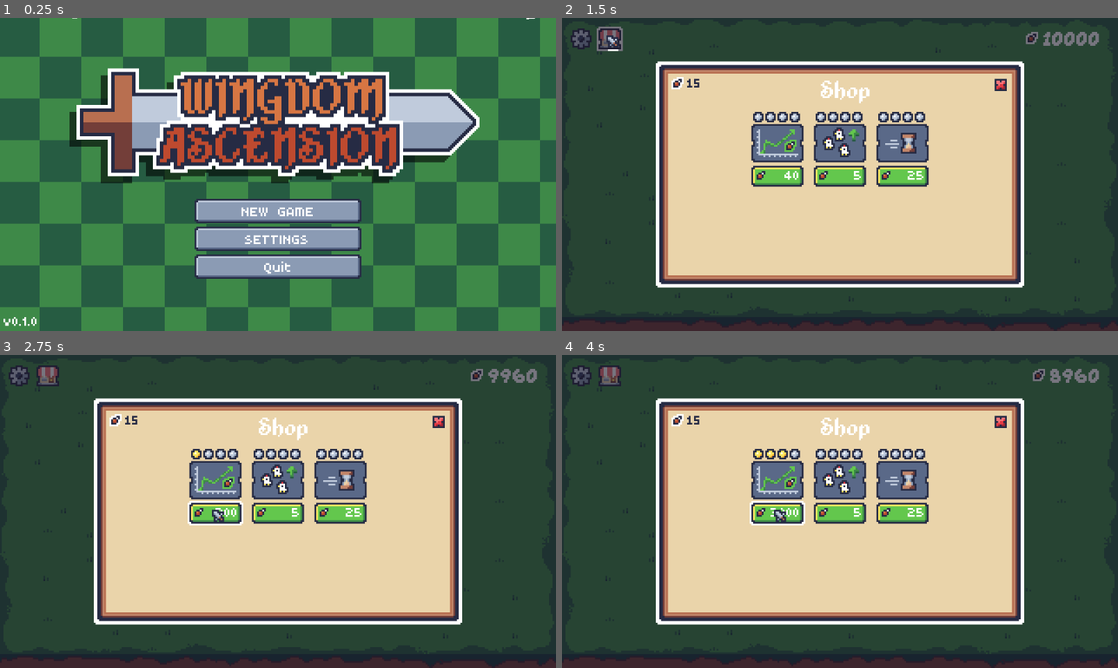
Above: before the commit, frames 1-4 (two rows, left to right).
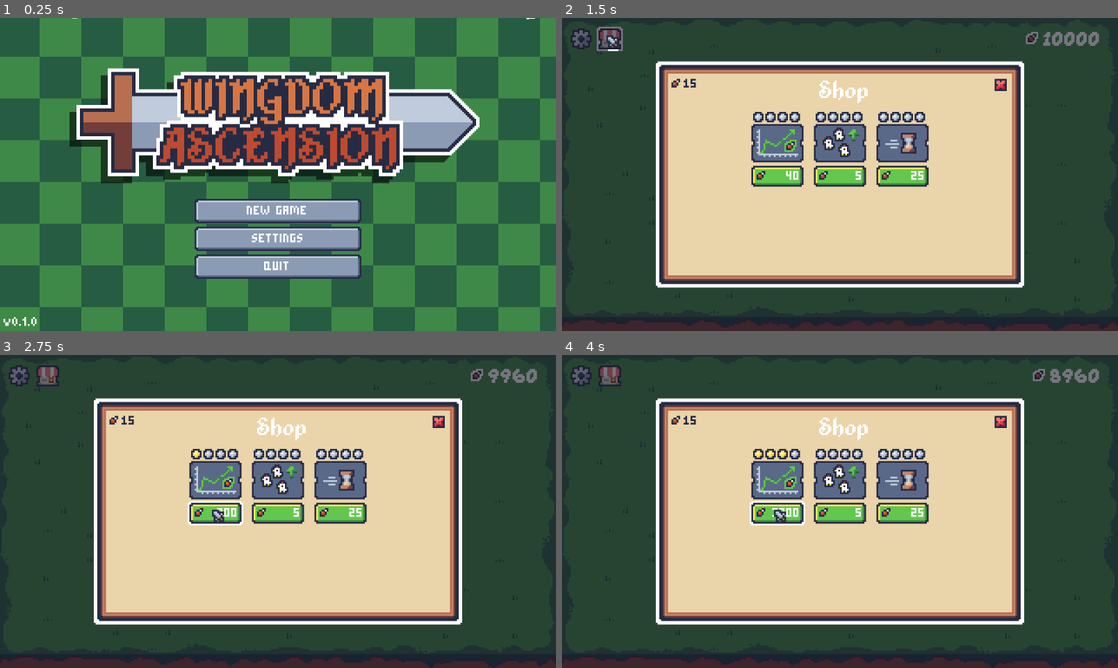
Above: after the commit, the same moments.

Repository: mrbartchak/chicken-incremental-game
Game: Godot game, scene res://ui/menu/main/main_menu.tscn
The game is run twice, just before and just after one commit, with the same random seed, the same clock (stepped at 60 frames per second) and the same inputs.
Inputs (mouse positions are in pixels of both pictures, inside the frame that each line leads up to):
- Up to frame 1 (0.25 s): no input
- Up to frame 2 (1.5 s): click "NEW GAME" at 0.5 s; click (612, 39) at 1.25 s
- Up to frame 3 (2.75 s): click (216, 514) at 2 s, where only the run before the commit has a clickable "40"
- Up to frame 4 (4 s): click (778, 514) at 2.75 s, where only the run before the commit has a clickable "200"; click (778, 514) at 3.5 s, where only the run before the commit has a clickable "800"

The runs differ from the first frame. In frame 1, 0.5% of the frame differs, in the area x 43-57%, y 60-82%; in frame 2, 0.5%; in frame 3, 0.4%; in frame 4, 0.5%.

Commit message:
i cant stoppppp

Diff:
--- a/core/autoloads/game_effects.gd
+++ b/core/autoloads/game_effects.gd
@@ -32,7 +32,7 @@
 	get_tree().current_scene.add_child(floating_number)
 
 # ================
-#      Pop
+#      Pops
 # ================
 func pop(target: Control, amount: float = 1.2):
 	var tween = create_tween()
@@ -40,3 +40,12 @@
 	tween.set_trans(Tween.TRANS_BACK)
 	tween.tween_property(target, "scale", Vector2(amount, amount), 0.1)
 	tween.tween_property(target, "scale", Vector2(1.0, 1.0), 0.1)
+
+func scale_in(target: Control, amount: float = 1.1, duration: float = 0.15) -> void:
+	var tween = create_tween()
+	tween.set_ease(Tween.EASE_OUT)
+	tween.set_trans(Tween.TRANS_CUBIC)
+	tween.tween_property(target, "scale", Vector2(amount, amount), duration)
+
+func scale_out(target: Control, duration: float = 0.15) -> void:
+	scale_in(target, 1.0, duration)
--- a/project.godot
+++ b/project.godot
@@ -38,7 +38,7 @@
 
 [gui]
 
-theme/custom_font="uid://5qa1dmxvdrh7"
+theme/custom_font="uid://dc64gsq8ochws"
 
 [rendering]
 
--- a/ui/menu/main/main_menu.tscn
+++ b/ui/menu/main/main_menu.tscn
@@ -32,16 +32,13 @@
 font_size = 32
 
 [sub_resource type="LabelSettings" id="LabelSettings_trkij"]
-font = ExtResource("8_77una")
-font_size = 10
+font_size = 8
 
-[sub_resource type="LabelSettings" id="LabelSettings_1brpx"]
-font = ExtResource("8_77una")
-font_size = 10
+[sub_resource type="LabelSettings" id="LabelSettings_ygv2v"]
+font_size = 8
 
 [sub_resource type="LabelSettings" id="LabelSettings_pjjyy"]
-font = ExtResource("8_77una")
-font_size = 10
+font_size = 8
 
 [sub_resource type="LabelSettings" id="LabelSettings_77una"]
 font = ExtResource("8_77una")
@@ -130,6 +127,7 @@
 [node name="Label" type="Label" parent="CenterContainer/VBoxContainer/CenterContainer/MenuButtons/NewGameButton"]
 layout_mode = 0
 offset_left = 1.0
+offset_top = 4.0
 offset_right = 97.0
 offset_bottom = 12.0
 text = "NEW GAME"
@@ -147,10 +145,11 @@
 [node name="Label" type="Label" parent="CenterContainer/VBoxContainer/CenterContainer/MenuButtons/SettingsButton"]
 layout_mode = 0
 offset_left = 1.0
+offset_top = 4.0
 offset_right = 97.0
 offset_bottom = 12.0
 text = "SETTINGS"
-label_settings = SubResource("LabelSettings_1brpx")
+label_settings = SubResource("LabelSettings_ygv2v")
 horizontal_alignment = 1
 vertical_alignment = 1
 
@@ -164,6 +163,7 @@
 [node name="Label" type="Label" parent="CenterContainer/VBoxContainer/CenterContainer/MenuButtons/ExitButton"]
 layout_mode = 0
 offset_left = 1.0
+offset_top = 4.0
 offset_right = 97.0
 offset_bottom = 12.0
 text = "Quit"
--- a/ui/menu/shop/shop_menu.gd
+++ b/ui/menu/shop/shop_menu.gd
@@ -2,8 +2,10 @@
 extends CanvasLayer
 
 @onready var wing_count_label: Label = $ShopPanel/ShopMargin/ShopMenuStack/TopBar/WingCount/WingLabel
+@onready var exit_button: TextureButton = $ShopPanel/ShopMargin/ShopMenuStack/TopBar/ExitButton
 
 func _ready() -> void:
+	_connect_signals()
 	close()
 
 func open() -> void:
@@ -12,5 +14,13 @@
 func close() -> void:
 	visible = false
 
-func _on_exit_button_pressed() -> void:
-	close()
+func _connect_signals() -> void:
+	exit_button.pressed.connect(close)
+	exit_button.mouse_entered.connect(func():
+		AudioManager.play_button_hover()
+		GameEffects.scale_in(exit_button)
+	)
+	exit_button.mouse_exited.connect(func():
+		AudioManager.play_button_hover()
+		GameEffects.scale_out(exit_button)
+	)
--- a/ui/menu/shop/shop_menu.tscn
+++ b/ui/menu/shop/shop_menu.tscn
@@ -2,8 +2,8 @@
 
 [ext_resource type="Script" uid="uid://gvn4jlwnuoxq" path="res://ui/menu/shop/shop_menu.gd" id="1_6id7x"]
 [ext_resource type="Texture2D" uid="uid://b66dhjodgqlb5" path="res://ui/menu/shop/shop_menu_panel.png" id="1_t376w"]
-[ext_resource type="Texture2D" uid="uid://b5gosdqun7tnj" path="res://ui/hud/wing_count_logo_outlined.png" id="2_wy7hk"]
 [ext_resource type="FontFile" uid="uid://bpdjfi3ehn2gs" path="res://ui/shared/fonts/Alkhemikal.ttf" id="3_6cl0q"]
+[ext_resource type="Texture2D" uid="uid://b4t1c63ybajph" path="res://ui/hud/wing_count_logo.png" id="3_okyqw"]
 [ext_resource type="FontFile" uid="uid://dc64gsq8ochws" path="res://ui/shared/fonts/Simple.ttf" id="4_okyqw"]
 [ext_resource type="Texture2D" uid="uid://bcpnqoago7ty8" path="res://ui/shared/sprites/exit_button.png" id="5_8yyr0"]
 [ext_resource type="Texture2D" uid="uid://dwmyc1uo05hv" path="res://ui/shared/sprites/exit_button_pressed.png" id="6_gb4lm"]
@@ -70,7 +70,7 @@
 [node name="WingLogo" type="TextureRect" parent="ShopPanel/ShopMargin/ShopMenuStack/TopBar/WingCount"]
 layout_mode = 2
 size_flags_vertical = 4
-texture = ExtResource("2_wy7hk")
+texture = ExtResource("3_okyqw")
 stretch_mode = 2
 
 [node name="WingLabel" type="Label" parent="ShopPanel/ShopMargin/ShopMenuStack/TopBar/WingCount"]
@@ -92,6 +92,7 @@
 
 [node name="ExitButton" type="TextureButton" parent="ShopPanel/ShopMargin/ShopMenuStack/TopBar"]
 layout_mode = 2
+size_flags_horizontal = 4
 size_flags_vertical = 0
 texture_normal = ExtResource("5_8yyr0")
 texture_pressed = ExtResource("5_8yyr0")
@@ -114,4 +115,5 @@
 layout_mode = 2
 track_id = "spawn_rate_upgrade_track"
 
+[connection signal="mouse_entered" from="ShopPanel/ShopMargin/ShopMenuStack/TopBar/ExitButton" to="." method="_on_exit_button_mouse_entered"]
 [connection signal="pressed" from="ShopPanel/ShopMargin/ShopMenuStack/TopBar/ExitButton" to="." method="_on_exit_button_pressed"]
--- a/upgrades/upgrade_track_ui.gd
+++ b/upgrades/upgrade_track_ui.gd
@@ -25,7 +25,7 @@
 		purchase_button.visible = false
 		maxed_logo.visible = true
 		return
-	cost_label.text = str(upgrade.cost)
+	cost_label.text = replace_zeros_with_o(str(upgrade.cost))
 	upgrade_icon.texture = upgrade.icon
 
 #func _init_tiers(current_tier: int, total_tiers: int) -> void:
@@ -47,3 +47,6 @@
 #func _on_upgrade_purchased(purchased_track_id: String) -> void:
 	#var animate = purchased_track_id == track_id
 	#_update_display(animate)
+
+func replace_zeros_with_o(text: String) -> String:
+	return text.replace("0", "o")
--- a/upgrades/upgrade_track_ui.tscn
+++ b/upgrades/upgrade_track_ui.tscn
@@ -1,9 +1,10 @@
-[gd_scene load_steps=9 format=3 uid="uid://c4yp75834n5ji"]
+[gd_scene load_steps=10 format=3 uid="uid://c4yp75834n5ji"]
 
 [ext_resource type="Script" uid="uid://cbx3f068sgghh" path="res://upgrades/upgrade_track_ui.gd" id="1_m02ym"]
 [ext_resource type="Texture2D" uid="uid://bntyr0xn8ui0c" path="res://upgrades/assets/upgrade_tier_icon.png" id="2_dyvvi"]
 [ext_resource type="Texture2D" uid="uid://c7uhqdoarndb5" path="res://upgrades/assets/upgrade_tier_icon_empty.png" id="3_m02ym"]
 [ext_resource type="Texture2D" uid="uid://dkexwtmywpi4n" path="res://ui/menu/shop/shop_price_buttons.png" id="4_pwric"]
+[ext_resource type="Texture2D" uid="uid://namfaod84lyr" path="res://upgrades/assets/max_population_upgrade_icon.png" id="4_uotk2"]
 [ext_resource type="Texture2D" uid="uid://lienbp28u3ar" path="res://upgrades/assets/max_upgrade_button.png" id="5_dyvvi"]
 
 [sub_resource type="AtlasTexture" id="AtlasTexture_ttsph"]
@@ -15,7 +16,7 @@
 region = Rect2(0, 14, 32, 14)
 
 [sub_resource type="LabelSettings" id="LabelSettings_jn3yi"]
-font_size = 10
+font_size = 8
 
 [node name="UpgradeTrackUI" type="VBoxContainer"]
 offset_right = 32.0
@@ -53,6 +54,7 @@
 [node name="UpgradeIcon" type="TextureRect" parent="CenterIcon"]
 custom_minimum_size = Vector2(30, 22)
 layout_mode = 2
+texture = ExtResource("4_uotk2")
 stretch_mode = 2
 
 [node name="PurchaseButton" type="TextureButton" parent="."]
@@ -69,12 +71,12 @@
 anchor_right = 1.0
 anchor_bottom = 1.0
 offset_left = 2.0
-offset_top = -2.0
+offset_top = 3.0
 offset_right = -3.0
-offset_bottom = -4.0
+offset_bottom = -3.0
 grow_horizontal = 2
 grow_vertical = 2
-text = "00"
+text = "O"
 label_settings = SubResource("LabelSettings_jn3yi")
 horizontal_alignment = 2
 
